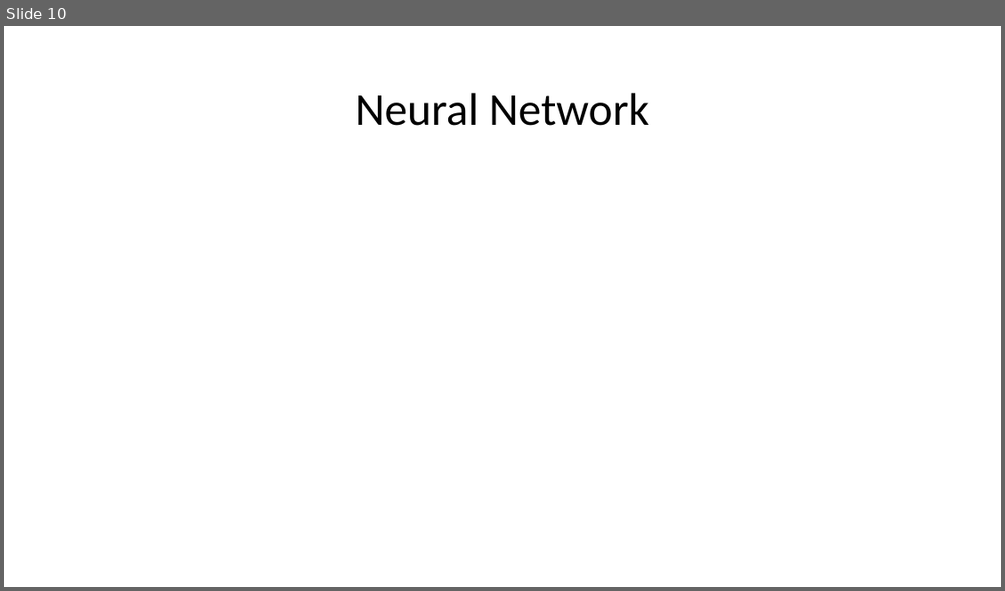
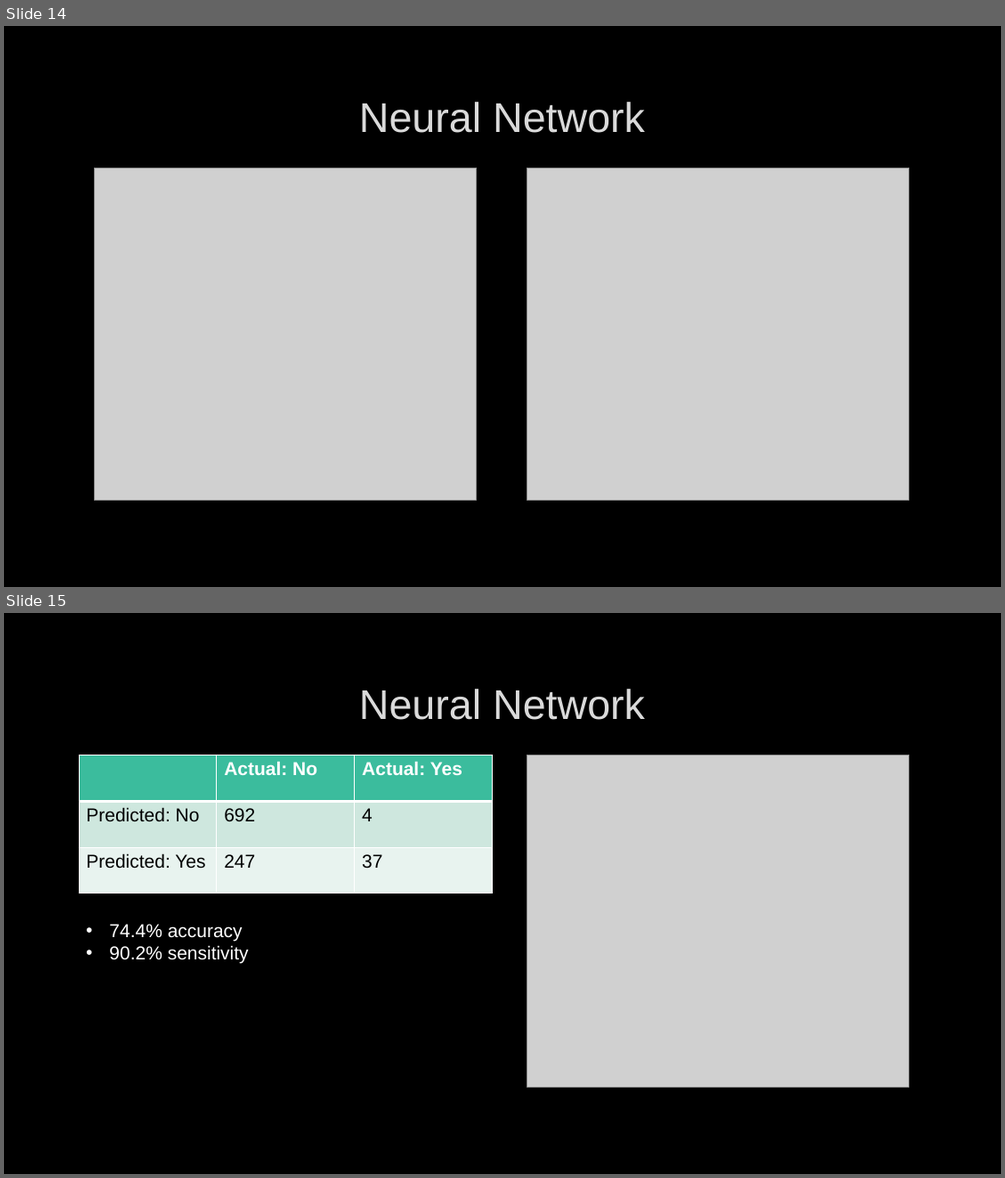
Before and after one commit to hunterblum/Data-Mining-G4, a slide deck: Stroke Dataset Presentation.pptx. Shown one above the other, each under a label of ours: slide 10 before the commit, slides 14 and 15 after it. The pictures are 1005x591 and 1005x1178 pixels, drawn with LibreOffice and Linux fonts; fonts in the diff are those of the drawing; grey boxes stand for pictures; background and template pictures are left out. Boxes give left, top, right and bottom in pixels: in the first picture for what was removed or moved away, otherwise in the second. Text is boxed around its words. In the diff, an @@ line names an element or a change of style, - is before the commit and + after.

```diff
--- a/Stroke Dataset Presentation.pptx
+++ b/Stroke Dataset Presentation.pptx
@@ slide 15 added at [4,613,1001,1174], background picture (left out) @@
@@ title added at [359,689,645,720], 40 pt, text #DADADA @@
+Neural Network
@@ table added at [79,755,492,893], 3 rows, 3 columns @@
+ | Actual: No | Actual: Yes
+Predicted: No | 692 | 4
+Predicted: Yes | 247 | 37
@@ picture added at [527,755,909,1086] @@
@@ text added at [109,924,249,964], 18 pt, text #FFFFFF @@
+• 74.4% accuracy
+• 90.2% sensitivity
@@ what was slide 10 is now slide 14 @@
@@ slide 14 changed as well @@
@@ background #FFFFFF to picture (left out) @@
@@ title "Neural Network": place and size @@
-title "Neural Network" at [356,93,649,126]
+title "Neural Network" at [359,102,645,133]
@@ title "Neural Network" at [359,102,645,133]: size 44 to 40 pt, font Calibri to Arial, text colour #000000 to #DADADA, letter outline none to #404040 0.75 pt; line spacing 0.9 to 1 @@
@@ picture added at [95,168,477,499] @@
@@ picture added at [527,168,909,499] @@
```
Also in this commit, not shown: 2 other slides changed, 16 other slides added, 12 slides removed.
